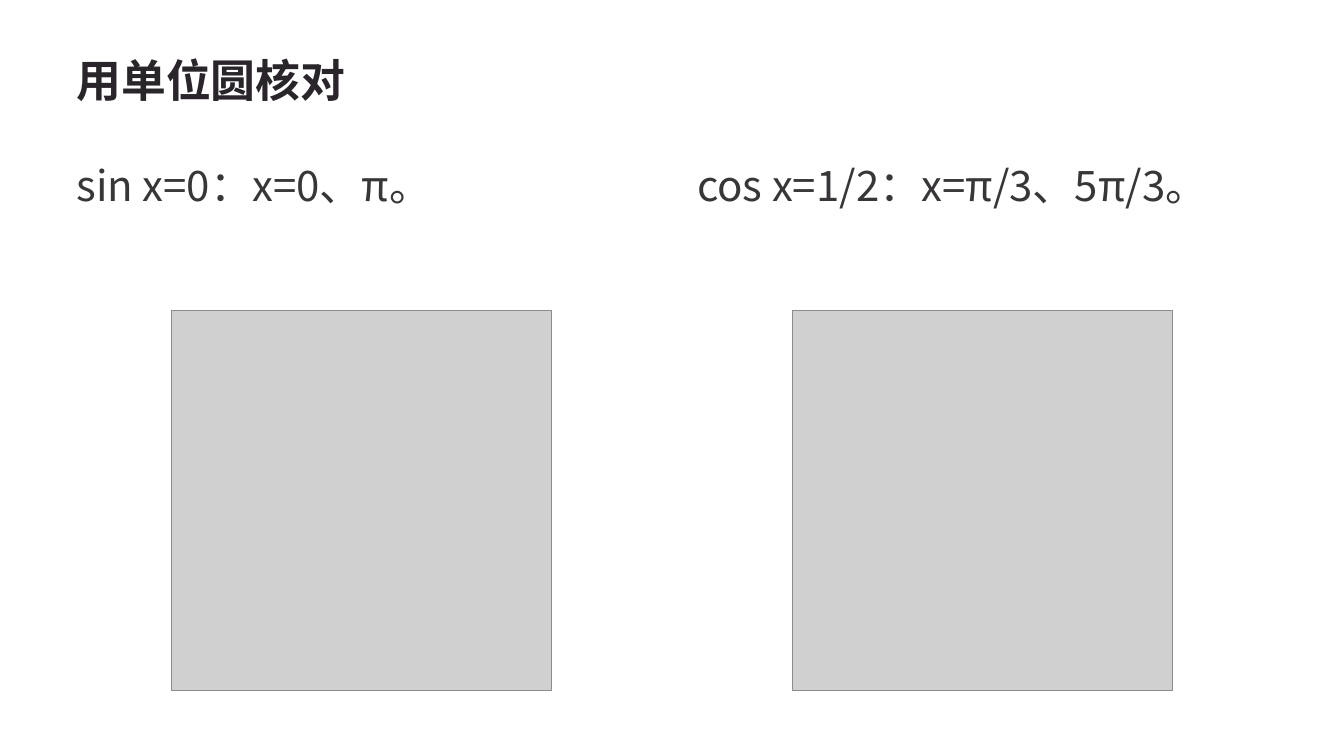
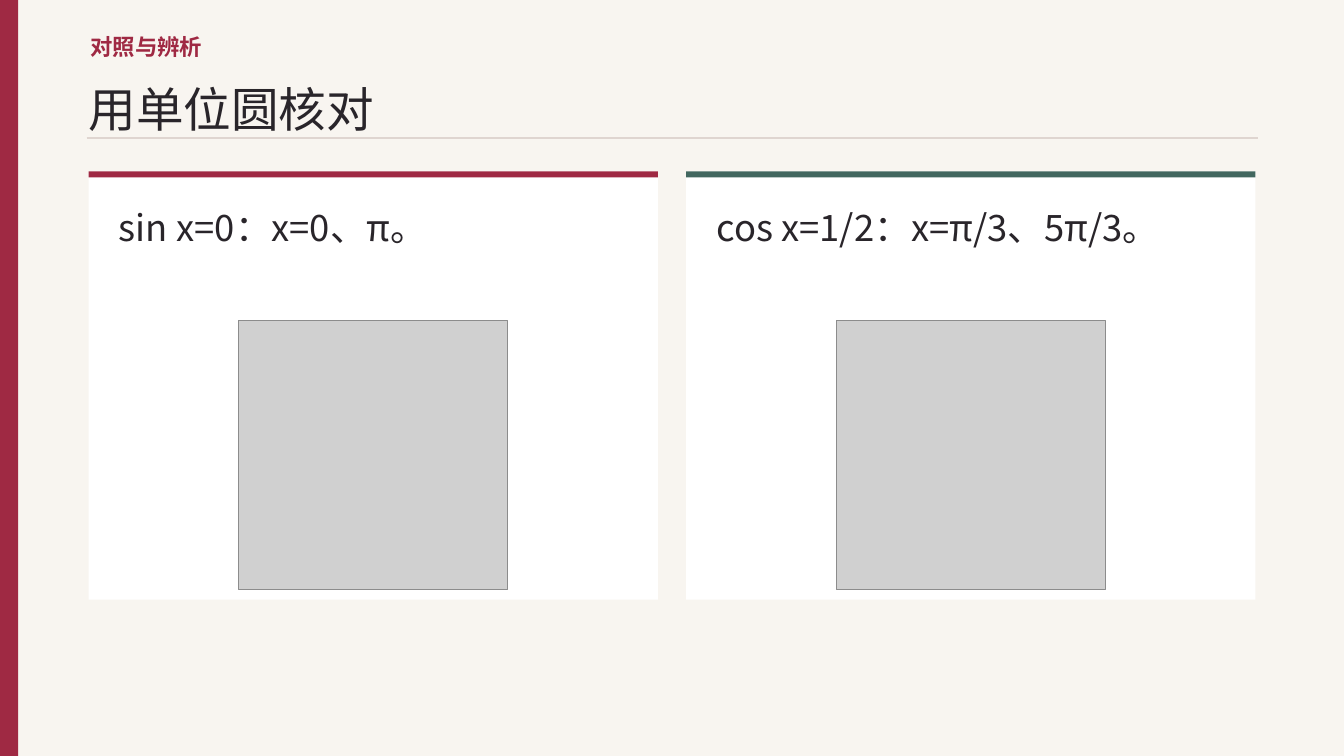
Before and after one commit to jrhhhh/math-homework-agent, a slide deck: slide 4 of lesson-materials-builder/assets/examples/trigonometric/lesson.pptx. Drawn at 1344x756 pixels with LibreOffice and Linux fonts; fonts in the diff are those of the drawing; grey boxes stand for pictures. Boxes give left, top, right and bottom in pixels: in the first picture for what was removed or moved away, otherwise in the second. Text is boxed around its words. In the diff, an @@ line names an element or a change of style, - is before the commit and + after.

```diff
--- a/lesson-materials-builder/assets/examples/trigonometric/lesson.pptx
+++ b/lesson-materials-builder/assets/examples/trigonometric/lesson.pptx
@@ background #FFFFFF to #F8F5F0 @@
@@ rectangle added at (0, 0, 18, 756), fill #9F2943 @@
@@ text added at (91, 36, 203, 57), 16 pt, text #9F2943, bold @@
+对照与辨析
@@ text "用单位圆核对": place and size @@
-text "用单位圆核对" at (77, 58, 346, 101)
+text "用单位圆核对" at (89, 87, 374, 131)
@@ text "用单位圆核对" at (89, 87, 374, 131): size 32 to 34 pt, bold off; line spacing 1 to 45.9pt; more space between paragraphs; vertical alignment middle to top @@
@@ line added from (87, 138) to (1258, 138), #DFD5D0 1.2 pt @@
@@ rectangle added at (89, 171, 658, 600), fill #FFFFFF @@
@@ rectangle added at (89, 171, 658, 177), fill #9F2943 @@
@@ rectangle added at (687, 171, 1256, 600), fill #FFFFFF @@
@@ rectangle added at (687, 171, 1256, 177), fill #42675F @@
@@ text "sin x=0：x=0、π。": place and size @@
-text "sin x=0：x=0、π。" at (77, 168, 432, 204)
+text "sin x=0：x=0、π。" at (119, 213, 427, 243)
@@ text "sin x=0：x=0、π。" at (119, 213, 427, 243): size 30 to 26 pt, text colour #39363A to #29252A; line spacing 48pt to 35.1pt; less space between paragraphs @@
@@ text "cos x=1/2：x=π/3、5π/3。" at (716, 212, 1159, 248): size 30 to 26 pt, text colour #39363A to #29252A; line spacing 48pt to 35.1pt; less space between paragraphs @@
@@ text "cos x=1/2：x=π/3、5π/3。": place and size @@
-text "cos x=1/2：x=π/3、5π/3。" at (697, 167, 1207, 209)
+text "cos x=1/2：x=π/3、5π/3。" at (716, 212, 1159, 248)
@@ picture: place and size @@
-picture at (171, 311, 552, 691)
+picture at (239, 321, 508, 590)
@@ picture: place and size @@
-picture at (792, 311, 1173, 691)
+picture at (836, 321, 1105, 590)
```
Also in this commit, not shown: 20 other slides changed, 24 other files.
